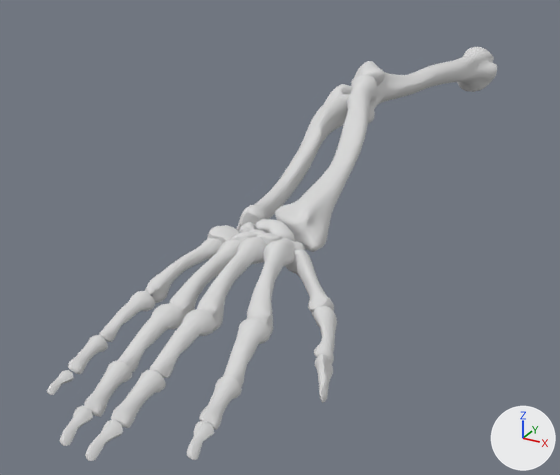
An edit to the Blender file vlabs2/vl.vlabs.com.ua/models/TheMedicine/rightArm/rightArmSkeleton.blend, drawn before and after from the same camera.
Camera for both pictures: a 50 mm lens placed at (4.38, -17.03, 3.48), pointed at (-0.44, -8.27, -0.89). Lighting does not change. The marker at lower right points along +X, +Y and +Z.

Objects in the first picture: 'humorus', 'lunate', 'mcarpal4', 'mcarpal5', 'mcarple2', 'mcarple3', 'metacpl1', 'phalanx2', 'phalng1d', 'phalng1p', 'phalx2m', 'phalx3m', 'phalx3p', 'phalx4p', 'radius', 'scaphoid', 'ulna'.
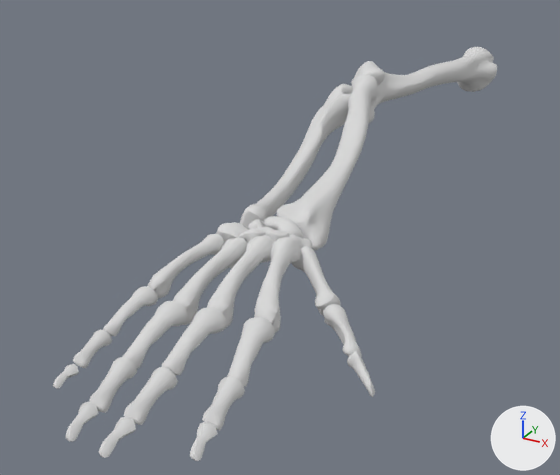
Where the change shows, as pixel boxes [x1, y1, x2, y2] in the pictures (560 x 475 px):
'radius', moved
    before: [275, 75, 378, 252]
    after: [276, 75, 378, 251]
'ulna', moved
    before: [236, 84, 351, 232]
    after: [239, 84, 352, 229]
'mcarple3', moved
    before: [196, 237, 266, 331]
    after: [207, 235, 274, 329]
'mcarple2', moved
    before: [247, 239, 294, 335]
    after: [254, 237, 301, 333]
'phalx3p', moved
    before: [150, 309, 216, 378]
    after: [161, 307, 226, 375]
'mcarpal4', moved
    before: [169, 240, 241, 317]
    after: [173, 237, 248, 325]
'phalx3m', moved
    before: [111, 369, 166, 428]
    after: [124, 367, 178, 425]
'phalanx2', moved
    before: [223, 317, 270, 388]
    after: [227, 317, 275, 387]
'phalx4p', moved
    before: [117, 303, 184, 372]
    after: [122, 301, 188, 368]
'mcarpal5', moved, turned
    before: [145, 238, 222, 303]
    after: [148, 234, 225, 298]
'metacpl1', moved
    before: [285, 249, 334, 315]
    after: [291, 246, 341, 315]
'phalng1p', moved, turned
    before: [313, 306, 337, 364]
    after: [323, 304, 362, 357]
'phalx4m', moved
    before: [84, 361, 132, 417]
    after: [89, 357, 137, 413]
'phalx2m', moved
    before: [199, 376, 242, 430]
    after: [202, 377, 245, 431]
'phalx5p', moved, turned
    before: [99, 291, 155, 342]
    after: [103, 286, 158, 336]
'phalx3d', moved
    before: [85, 419, 123, 461]
    after: [99, 416, 136, 458]
'phalng1d', moved, turned
    before: [315, 354, 333, 403]
    after: [347, 351, 375, 397]
'phalx5m', moved, turned
    before: [68, 335, 108, 374]
    after: [73, 329, 112, 368]
'phalx4d', moved
    before: [60, 405, 93, 446]
    after: [65, 402, 98, 442]
'scaphoid', moved
    before: [255, 219, 295, 242]
    after: [263, 216, 303, 239]
'phalx2d', moved
    before: [187, 421, 215, 460]
    after: [190, 422, 218, 461]
'hamate', moved
    before: [207, 225, 239, 244]
    after: [216, 222, 247, 242]
'phalx5d', moved, turned
    before: [47, 370, 74, 395]
    after: [53, 364, 79, 388]
'capitate', moved
    before: [230, 229, 266, 242]
    after: [239, 226, 274, 243]
'trapzoid', moved
    before: [257, 233, 282, 246]
    after: [265, 230, 290, 242]
'trapzium', moved
    before: [282, 238, 304, 252]
    after: [289, 235, 312, 249]
'lunate', moved
    before: [239, 222, 258, 233]
    after: [247, 219, 265, 230]
'pisiform', moved (not visible before)
    after: [229, 264, 235, 269]

Edits to the bpy script that builds the scene:
```text
Change me_phalng1p:
    where me_phalng1p.from_pydata(...)  # 258 vertices, 288 faces; spans x -0.087..0.292, y -0.228..0.132, z -0.06..0.521
    used by ob_phalng1p; parent = ob_metacpl1; location = (1.715, -11.34, -0.056); rotation_euler = (1.571, 0.0, 0.0), in degrees (90, 0, 0)
    me_phalng1p part 2: the whole mesh is moved by (0.057, -0.061, 0.059)
Change me_phalanx2:
    where me_phalanx2.from_pydata(...)  # 306 vertices, 340 faces; spans x -0.123..0.238, y -0.167..0.126, z -0.038..0.698
    used by ob_phalanx2; parent = ob_mcarple2; location = (1.374, -12.11, 0.12); rotation_euler = (1.571, 0.0, 0.0), in degrees (90, 0, 0)
    me_phalanx2 part 3: the whole mesh is moved by (0.024, -0.024, 0.13)
Change me_ulna:
    where me_ulna.from_pydata(...)  # 726 vertices, 804 faces; spans x -0.28..1.04, y -0.41..0.3, z 0.0..4.92
    used by ob_ulna; parent = ob_humorus; location = (-0.67, 8.513, 1.212); rotation_euler = (1.571, 0.0, 0.0), in degrees (90, 0, 0)
    me_ulna part 1: the whole mesh is moved by (-0.28, -0.12, -0.2)
Change ob_radius:
    ob_radius.parent: ob_humorus -> ob_ulna
    ob_radius.matrix_parent_inverse: Matrix(((1.0, 0.0, 0.0, 0.123), (0.0, 0.0, 1.0, -0.755), (0.0, -1.0, 0.0, 14.13), (0.0, 0.0, 0.0, 1.0))) -> Matrix(((1.0, 0.0, 0.0, 0.264), (0.0, 0.0, 1.0, -0.58), (0.0, -1.0, 0.0, -5.785), (0.0, 0.0, 0.0, 1.0)))
    ob_radius.location: (-0.226, 8.056, 1.652) -> (-0.103, -6.044, 0.897)
Change ob_scaphoid:
    ob_scaphoid.location: (0.603, -10.47, 0.288) -> (0.636, -10.39, 0.288)
Change ob_metacpl1:
    ob_metacpl1.location: (1.106, -10.79, 0.179) -> (1.097, -10.81, 0.179)
Change ob_phalng1p:
    ob_phalng1p.location: (1.715, -11.34, -0.056) -> (1.665, -11.32, 0.00229)
    ob_phalng1p.rotation_euler: (1.571, 0.0, 0.0) -> (1.571, 0.0, 0.369)  # degrees (90, 0, 0) -> degrees (90, 0, 21)
Change ob_phalng1d:
    ob_phalng1d.matrix_parent_inverse: Matrix(((1.0, 0.0, 0.0, -1.715), (0.0, 0.0, 1.0, 0.0559), (0.0, -1.0, 0.0, -11.34), (0.0, 0.0, 0.0, 1.0))) -> Matrix(((1.0, 0.0, 0.0, -1.658), (0.0, 0.0, 1.0, -0.00526), (0.0, -1.0, 0.0, -11.25), (0.0, 0.0, 0.0, 1.0)))
    ob_phalng1d.location: (1.934, -11.83, -0.192) -> (1.934, -11.8, -0.192)
Change ob_mcarple2:
    ob_mcarple2.location: (1.037, -10.97, 0.302) -> (1.028, -10.99, 0.302)
Change ob_phalanx2:
    ob_phalanx2.location: (1.374, -12.11, 0.12) -> (1.35, -12.04, 0.145)
Change ob_phalx2m:
    ob_phalx2m.matrix_parent_inverse: Matrix(((1.0, 0.0, 0.0, -1.437), (0.0, 0.0, 1.0, -0.12), (0.0, -1.0, 0.0, -12.11), (0.0, 0.0, 0.0, 1.0))) -> Matrix(((1.0, 0.0, 0.0, -1.413), (0.0, 0.0, 1.0, -0.145), (0.0, -1.0, 0.0, -12.01), (0.0, 0.0, 0.0, 1.0)))
    ob_phalx2m.location: (1.612, -12.75, 0.0611) -> (1.612, -12.81, 0.0611)
Change ob_ulna:
    ob_ulna.location: (-0.67, 8.513, 1.212) -> (-0.388, 8.341, 1.335)
Change ob_lunate:
    ob_lunate.parent: ob_ulna -> ob_scaphoid
    ob_lunate.matrix_parent_inverse: Matrix(((1.0, 0.0, 0.0, 0.547), (0.0, 0.0, 1.0, -0.456), (0.0, -1.0, 0.0, -5.613), (0.0, 0.0, 0.0, 1.0))) -> Matrix(((1.0, 0.0, 0.0, -0.603), (0.0, 0.0, 1.0, -0.288), (0.0, -1.0, 0.0, -10.45), (0.0, 0.0, 0.0, 1.0)))
    ob_lunate.location: (0.414, -10.49, 0.208) -> (0.414, -10.47, 0.208)
Change ob_mcarpal5:
    ob_mcarpal5.location: (0.347, -11.06, 0.238) -> (0.269, -11.08, 0.238)
    ob_mcarpal5.rotation_euler: (1.571, 0.0, 0.0) -> (1.571, 0.0, 0.00919)  # degrees (90, 0, 0) -> degrees (90, 0, 0.5)
Change ob_mcarpal4:
    ob_mcarpal4.location: (0.579, -11.06, 0.244) -> (0.547, -11.11, 0.244)
Change ob_mcarple3:
    ob_mcarple3.location: (0.797, -11.05, 0.312) -> (0.823, -11.08, 0.312)
```
